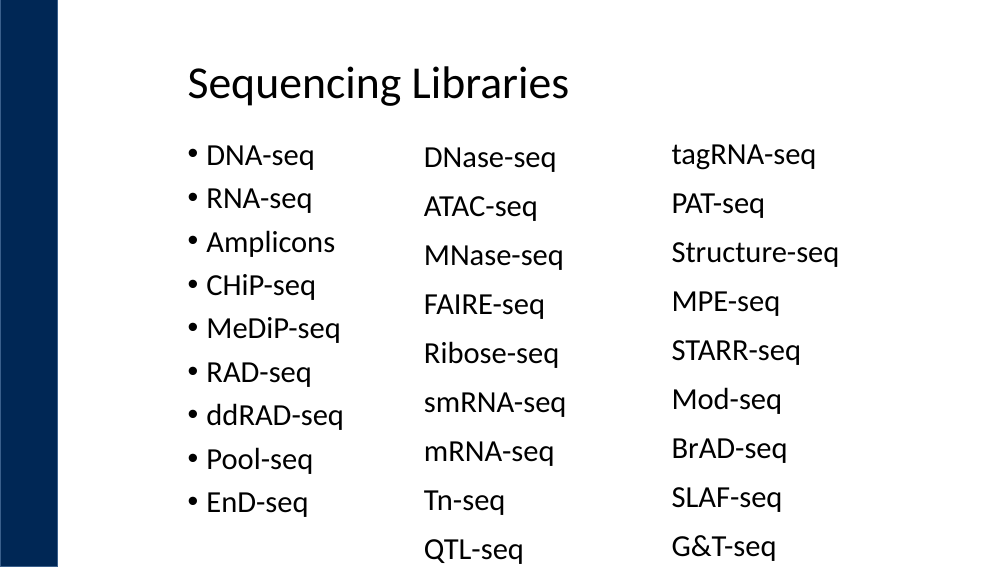
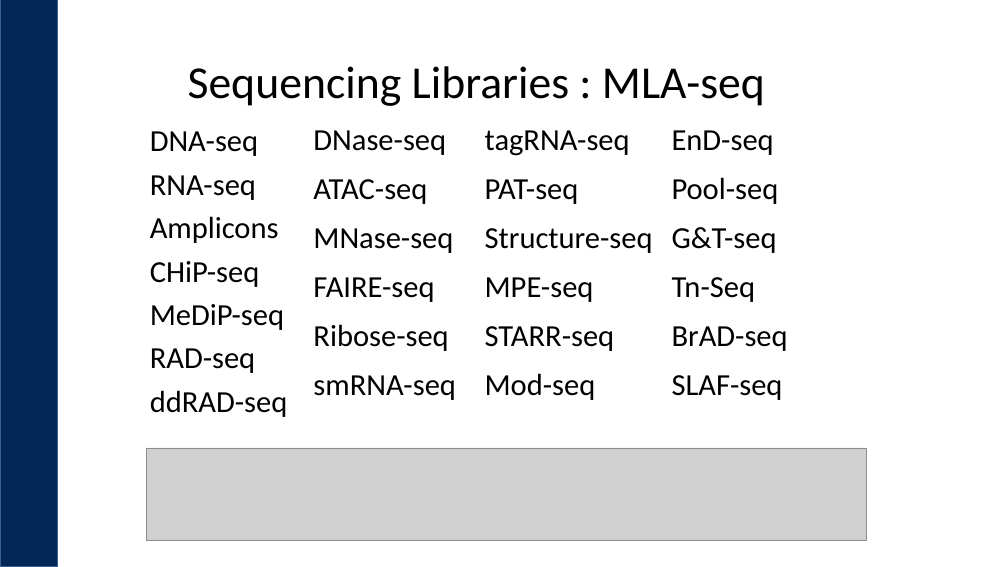
Before and after one commit to ucdavis-bioinformatics-training/2018-May-Microbial-Community-Analysis-Workshop_UCB, a slide deck: slide 12 of monday/What_is_Bioinformatics.pptx (slide 16 before the commit). Drawn at 1008x567 pixels with LibreOffice and Linux fonts; fonts in the diff are those of the drawing; grey boxes stand for pictures; background and template pictures are left out. Boxes give left, top, right and bottom in pixels: in the first picture for what was removed or moved away, otherwise in the second. Text is boxed around its words. In the diff, an @@ line names an element or a change of style, - is before the commit and + after.

```diff
--- a/monday/What_is_Bioinformatics.pptx
+++ b/monday/What_is_Bioinformatics.pptx
@@ title at [188,66,765,106]: text changed @@
-Sequencing Libraries
+Sequencing Libraries : MLA-seq
@@ text "DNA-seq": place and size @@
-text "DNA-seq" at [206,145,344,517]
+text "DNA-seq" at [150,131,288,417]
@@ text "DNA-seq" at [150,131,288,417]: bullet • to none @@
@@ text "DNase-seq": place and size @@
-text "DNase-seq" at [424,147,567,564]
+text "DNase-seq" at [313,130,456,400]
@@ text added at [485,130,653,400], 29 pt, text #000000 @@
+tagRNA-seq
+PAT-seq
+Structure-seq
+MPE-seq
+STARR-seq
+Mod-seq
@@ text "EnD-seq": place and size @@
-text "EnD-seq" at [672,144,840,561]
+text "EnD-seq" at [672,130,788,400]
@@ text at [672,130,779,302]: text changed @@
-tagRNA-seq
-PAT-seq
-Structure-seq
-MPE-seq
-STARR-seq
-Mod-seq
+EnD-seq
+Pool-seq
+G&T-seq
+Tn-Seq
@@ picture added at [146,448,866,541] @@
@@ text at [206,447,313,517]: paragraphs removed @@
-• Pool-seq
-• EnD-seq
@@ text at [424,441,555,564]: paragraphs removed @@
-mRNA-seq
-Tn-seq
-QTL-seq
@@ text at [672,535,777,561]: paragraph removed @@
-G&T-seq
```
Also in this commit, not shown: 5 other slides changed, 2 slides removed, 7 other files.
